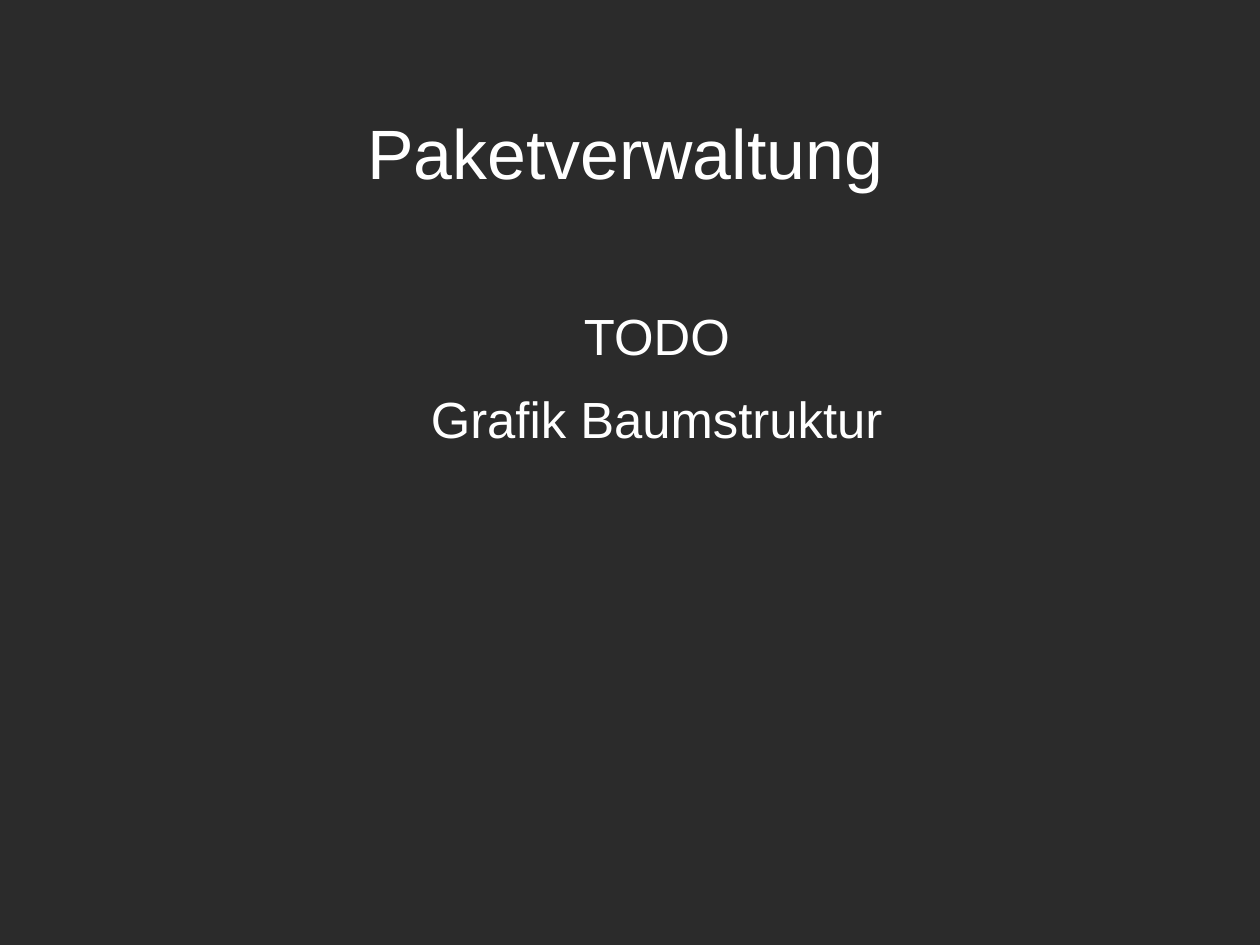
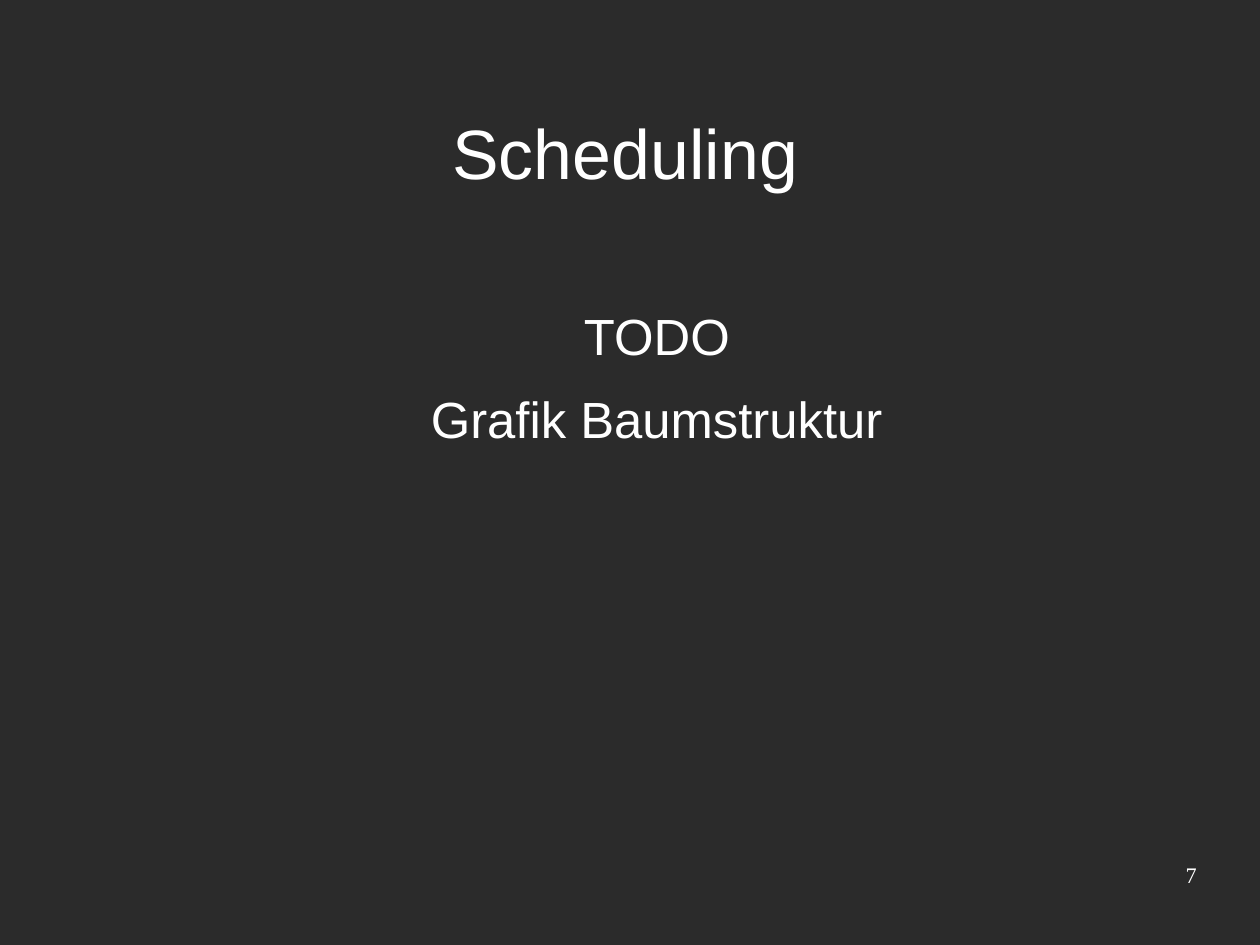
Before and after one commit to Niondir/rika-led, a slide deck: slide 7 of präsentation 3/part 1/präsentation31.odp (slide 6 before the commit). Drawn at 1260x945 pixels with LibreOffice and Linux fonts; fonts in the diff are those of the drawing; background and template pictures are left out; a plain dark background stands for a picture behind light text. Boxes give left, top, right and bottom in pixels: in the first picture for what was removed or moved away, otherwise in the second. Text is boxed around its words. In the diff, an @@ line names an element or a change of style, - is before the commit and + after.

```diff
--- a/präsentation 3/part 1/präsentation31.odp
+++ b/präsentation 3/part 1/präsentation31.odp
@@ title at [452, 128, 797, 192]: text changed @@
-Paketverwaltung
+Scheduling
@@ page number added at [1186, 868, 1197, 883], 14 pt, text #FFFFFF @@
+7
```
Also in this commit, not shown: 9 other slides changed, 2 slides added, 1 slide removed.
